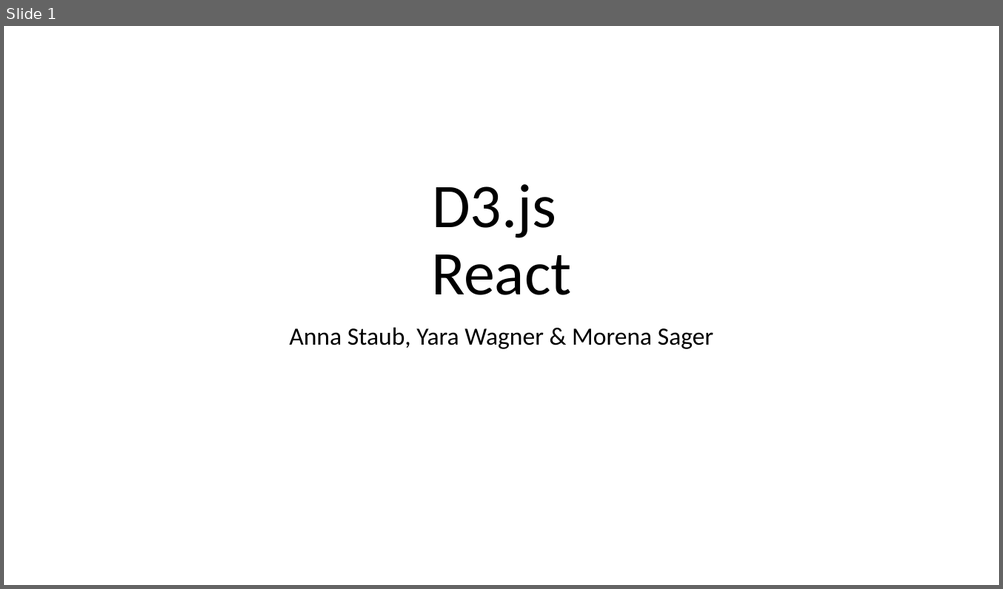
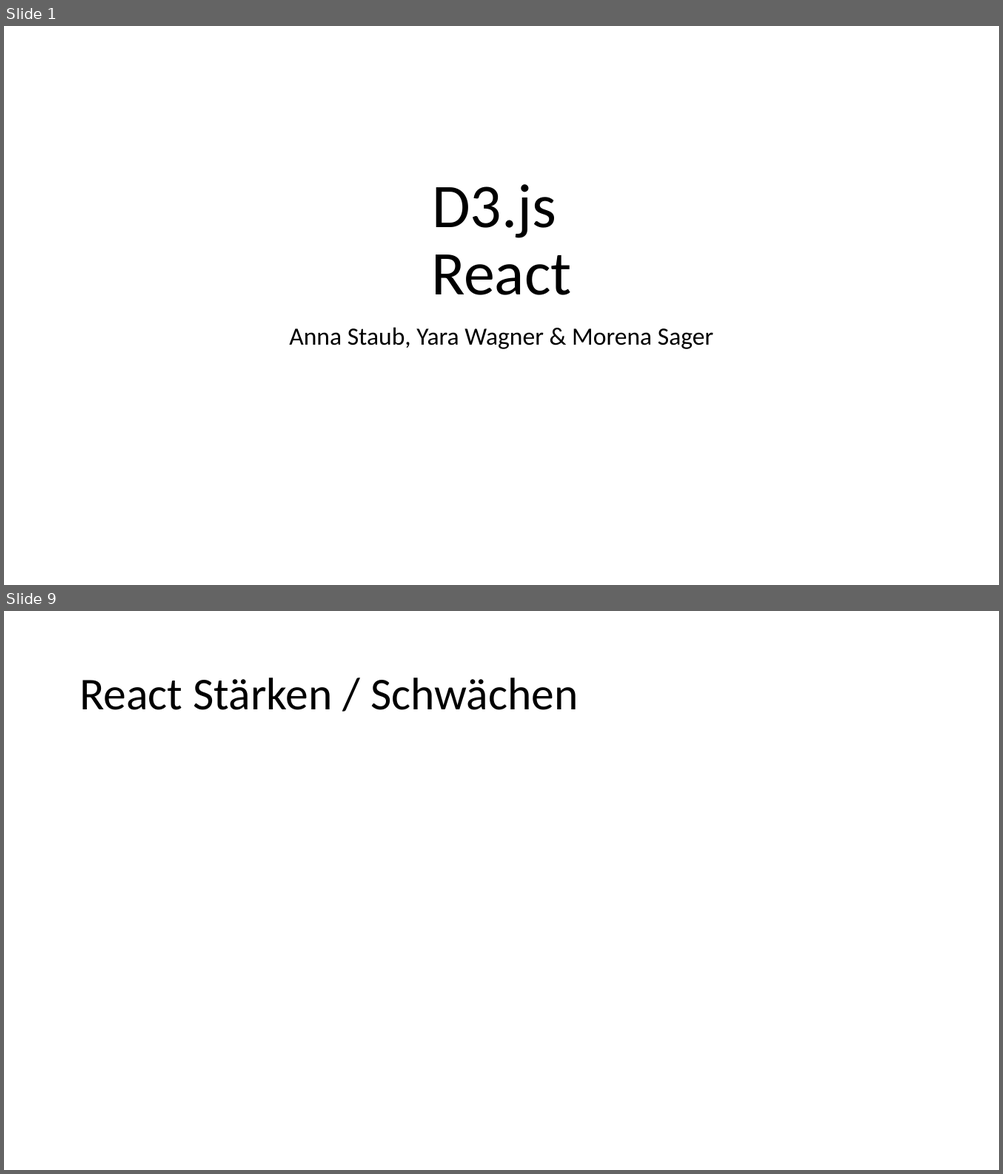
Before and after one commit to anna-staub/leiterlispiel, a slide deck: documents/JavaScript_Libraries/Gruppe_C_Praesentation_JSLibraries.pptx. Shown one above the other, each under a label of ours: slide 1 before the commit, slides 1 and 9 after it; the slides between them are not shown. The pictures are 1003x589 and 1003x1174 pixels, drawn with LibreOffice and Linux fonts; fonts in the diff are those of the drawing. Boxes give left, top, right and bottom in pixels: in the first picture for what was removed or moved away, otherwise in the second. Text is boxed around its words. In the diff, an @@ line names an element or a change of style, - is before the commit and + after.

```diff
--- a/documents/JavaScript_Libraries/Gruppe_C_Praesentation_JSLibraries.pptx
+++ b/documents/JavaScript_Libraries/Gruppe_C_Praesentation_JSLibraries.pptx
@@ slide 9 added at (4, 611, 999, 1170), background #FFFFFF @@
@@ title added at (79, 678, 578, 710), 44 pt, text #000000 @@
+React Stärken / Schwächen
```
Also in this commit, not shown: 1 slide changed, 7 other slides added, 3 slides removed, 6 other files.
